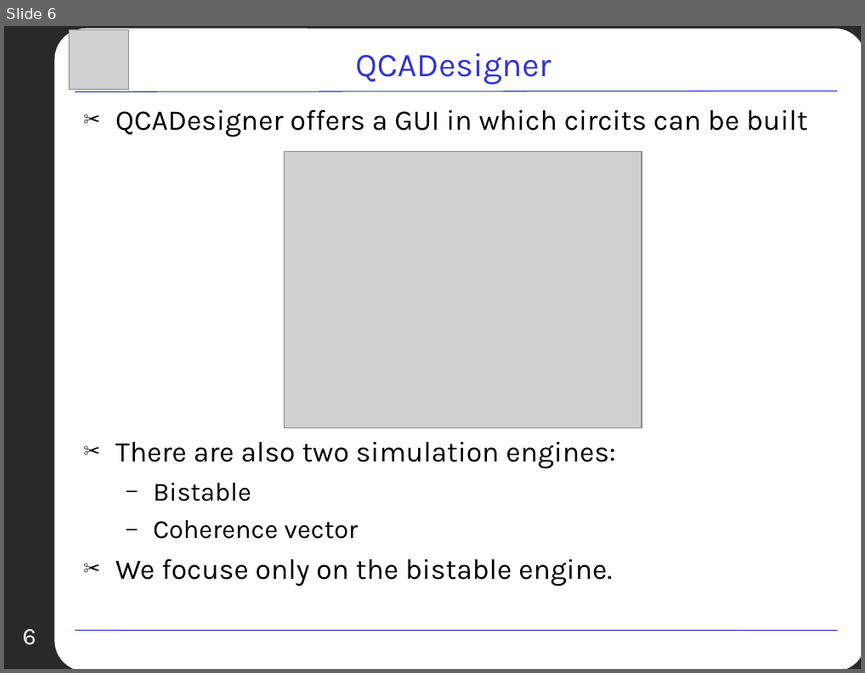
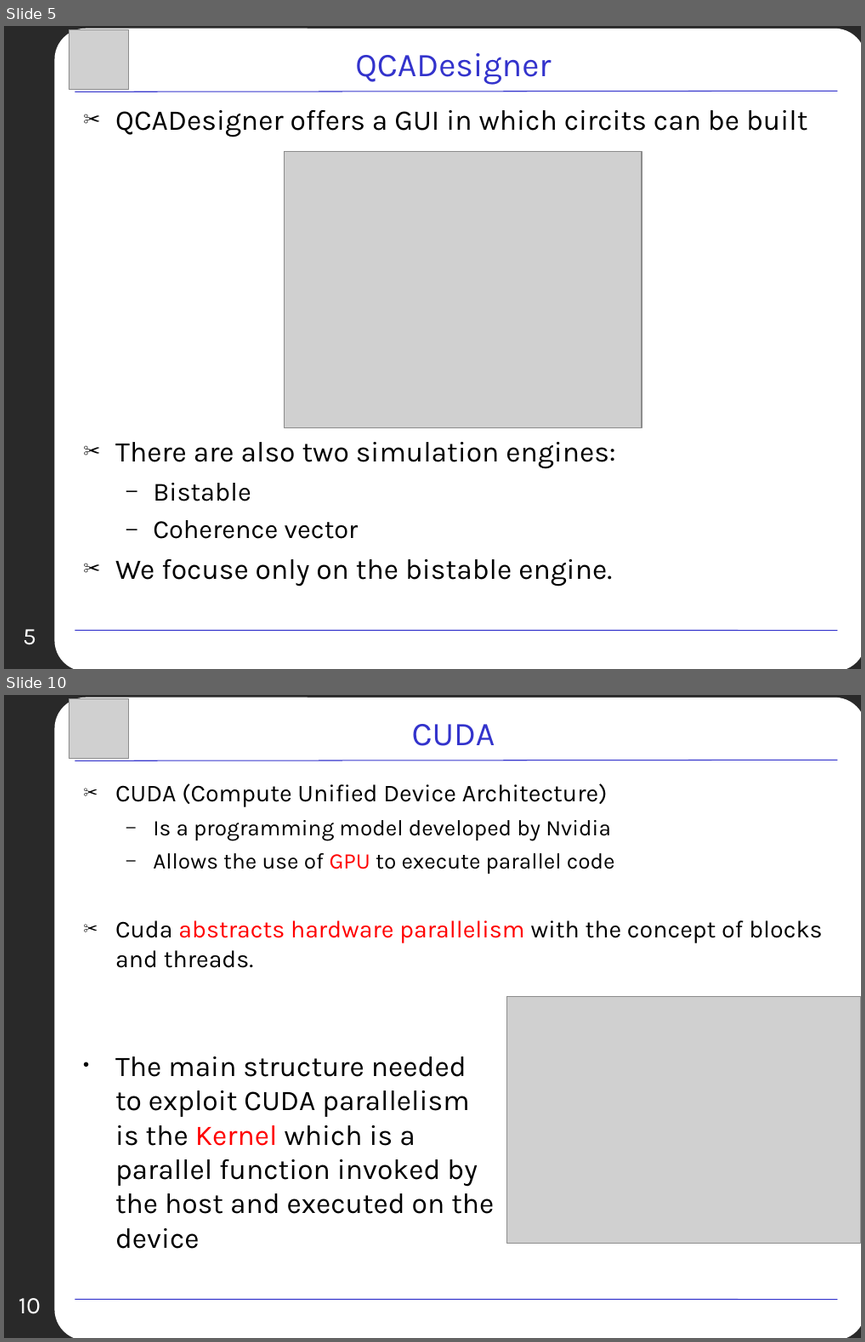
Before and after one commit to Anthz/qcadesigner-cuda, a slide deck: docs/bistable/PPT/Presentation.ppt. Shown one above the other, each under a label of ours: slide 6 before the commit, slides 5 and 10 after it; the slides between them are not shown. The pictures are 865x673 and 865x1342 pixels, drawn with LibreOffice and Linux fonts; fonts in the diff are those of the drawing; grey boxes stand for pictures; background and template pictures are left out. Boxes give left, top, right and bottom in pixels: in the first picture for what was removed or moved away, otherwise in the second. Text is boxed around its words. In the diff, an @@ line names an element or a change of style, - is before the commit and + after.

```diff
--- a/docs/bistable/PPT/Presentation.ppt
+++ b/docs/bistable/PPT/Presentation.ppt
@@ slide 10 added at (4,695,861,1338), background picture (left out); not listed: 3 template elements that a slide beside it also shows @@
@@ picture added at (69,699,129,760) @@
@@ title added at (412,724,495,746), 28 pt, text #3333CC @@
+CUDA
@@ text added at (115,783,822,968), 20.4 pt, text #000000 @@
+✂ CUDA (Compute Unified Device Architecture)
+  – Is a programming model developed by Nvidia
+  – Allows the use of GPU to execute parallel code
+✂ Cuda abstracts hardware parallelism with the concept of blocks and threads.
@@ picture added at (507,996,861,1242) @@
@@ text added at (115,1056,494,1248), 24 pt, text #000000 @@
+• The main structure needed to exploit CUDA parallelism is the Kernel which is a parallel function invoked by the host and executed on the device
@@ page number added at (18,1298,41,1314), 20 pt, text #FFFFFF @@
+10
@@ what was slide 6 is now slide 5 @@
@@ page number at (23,629,36,645): text changed @@
-6
+5
```
Also in this commit, not shown: 11 slides changed, 3 other slides added, 3 slides removed, 1 other file.
